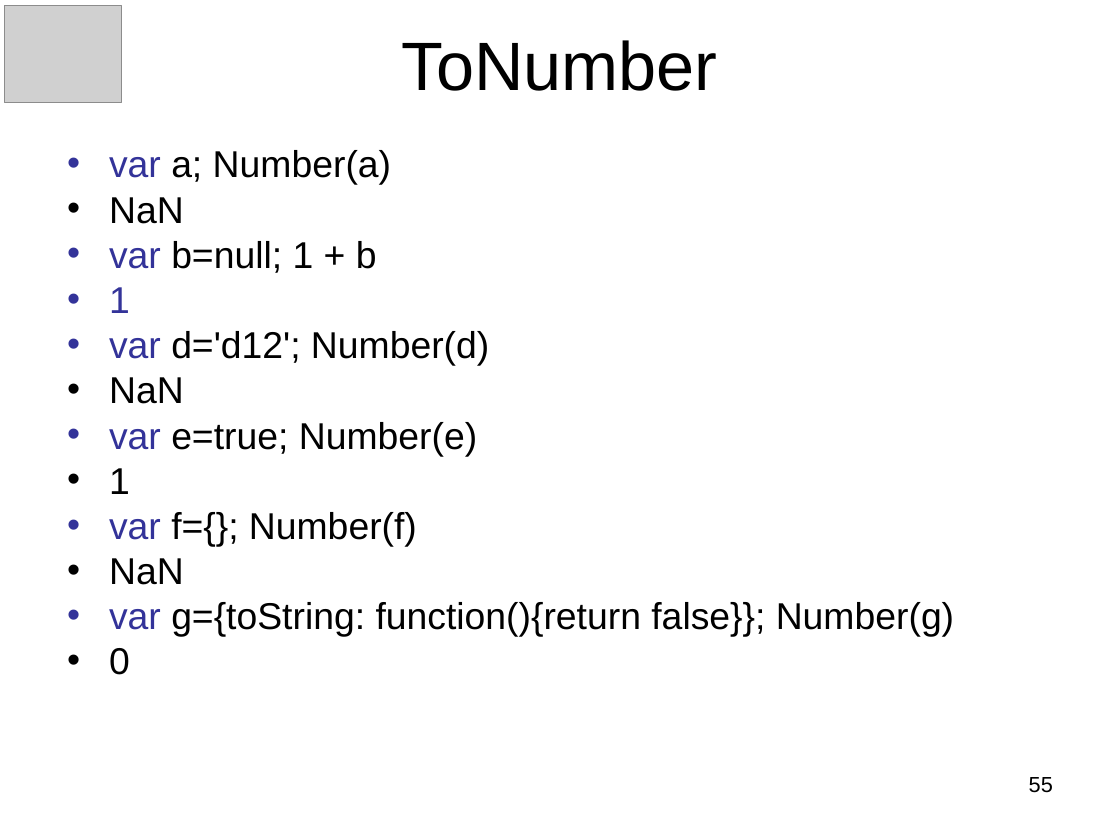
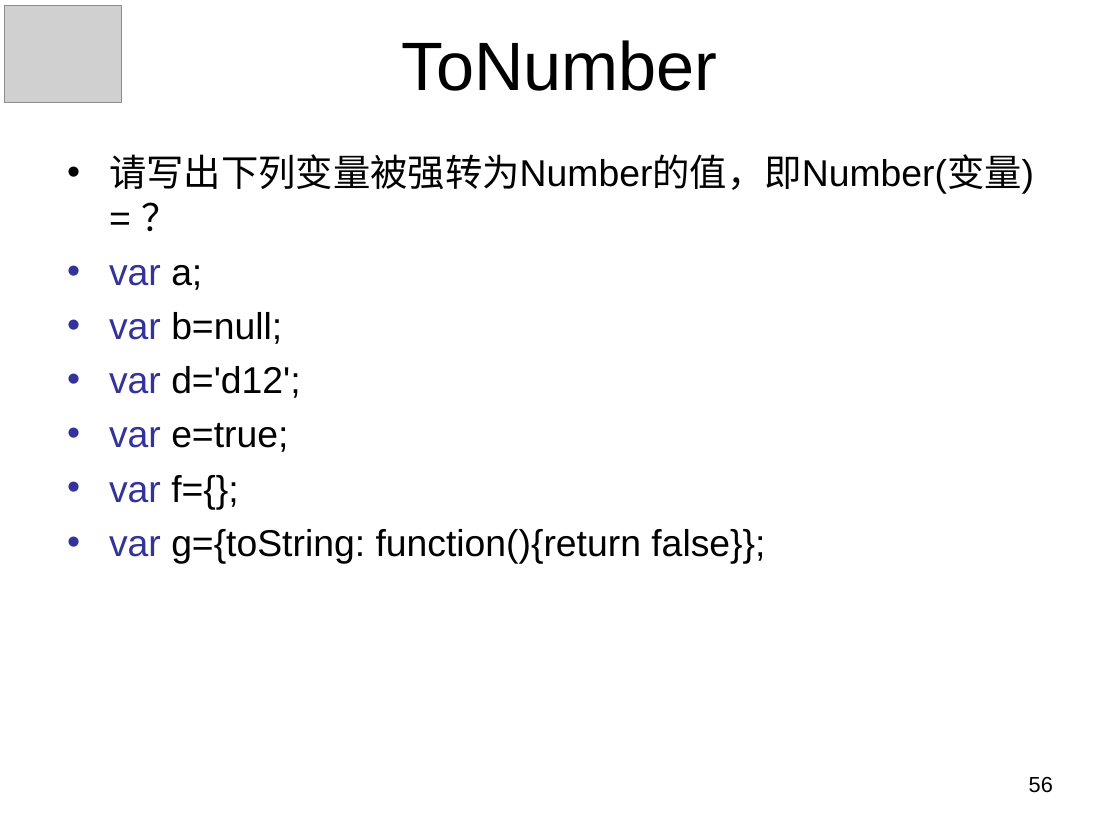
Before and after one commit to panxuepeng/javascript, a slide deck: slide 56 of ppt/1-1（第一天课程）.ppt (slide 55 before the commit). Drawn at 1120x840 pixels with LibreOffice and Linux fonts; fonts in the diff are those of the drawing; grey boxes stand for pictures. Boxes give left, top, right and bottom in pixels: in the first picture for what was removed or moved away, otherwise in the second. Text is boxed around its words. In the diff, an @@ line names an element or a change of style, - is before the commit and + after.

```diff
--- a/ppt/1-1（第一天课程）.ppt
+++ b/ppt/1-1（第一天课程）.ppt
@@ text at (109,154,1034,563): text changed @@
-• var a; Number(a)
-• NaN
-• var b=null; 1 + b
-• 1
-• var d='d12'; Number(d)
-• NaN
-• var e=true; Number(e)
-• 1
-• var f={}; Number(f)
-• NaN
-• var g={toString: function(){return false}}; Number(g)
-• 0
+• 请写出下列变量被强转为Number的值，即Number(变量) = ？
+• var a;
+• var b=null;
+• var d='d12';
+• var e=true;
+• var f={};
+• var g={toString: function(){return false}};
@@ page number at (1029,776,1053,793): text changed @@
-55
+56
```
Also in this commit, not shown: 11 other slides changed, 5 slides added, 2 slides removed.
